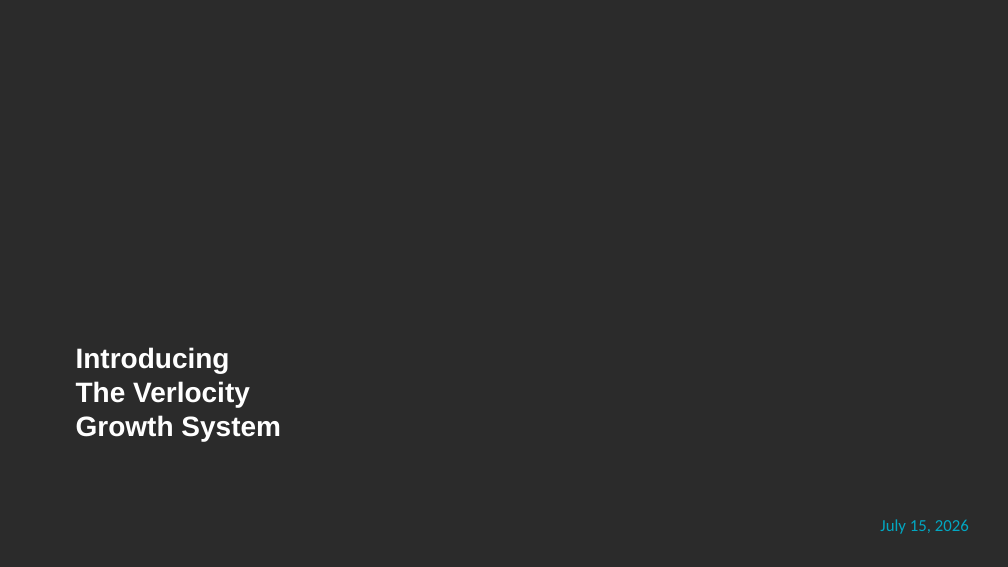
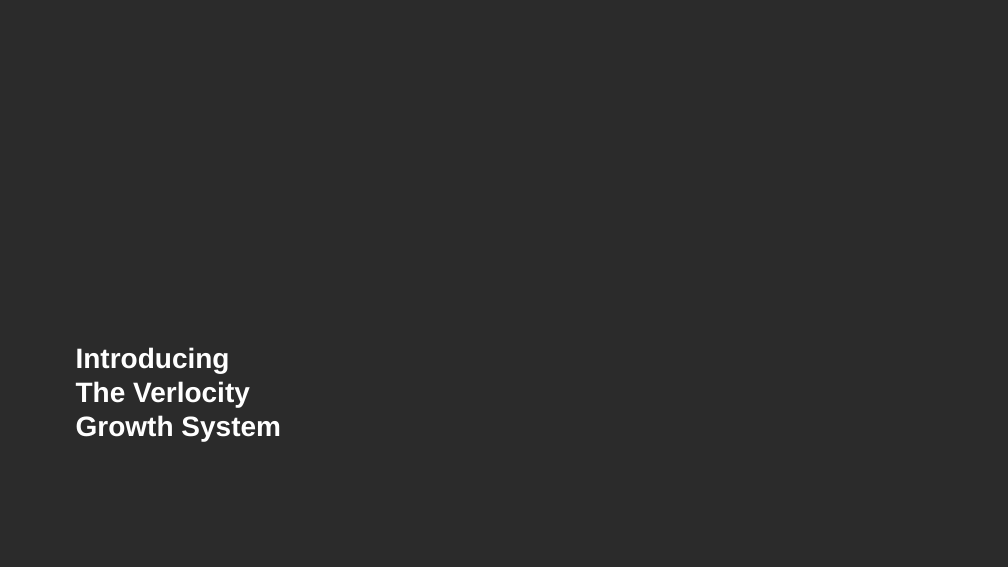
Before and after one commit to fggraufaro/bmap-snapshot, a slide deck: slide 1 of Verlocity_Growth_System_Intro_to_BMAP.pptx. Drawn at 1008x567 pixels with LibreOffice and Linux fonts; fonts in the diff are those of the drawing; background and template pictures are left out; a plain dark background stands for a picture behind light text. Boxes give left, top, right and bottom in pixels: in the first picture for what was removed or moved away, otherwise in the second. Text is boxed around its words. In the diff, an @@ line names an element or a change of style, - is before the commit and + after.

```diff
--- a/Verlocity_Growth_System_Intro_to_BMAP.pptx
+++ b/Verlocity_Growth_System_Intro_to_BMAP.pptx
@@ text removed at (880, 519, 969, 534) @@
-July 15, 2026
```
